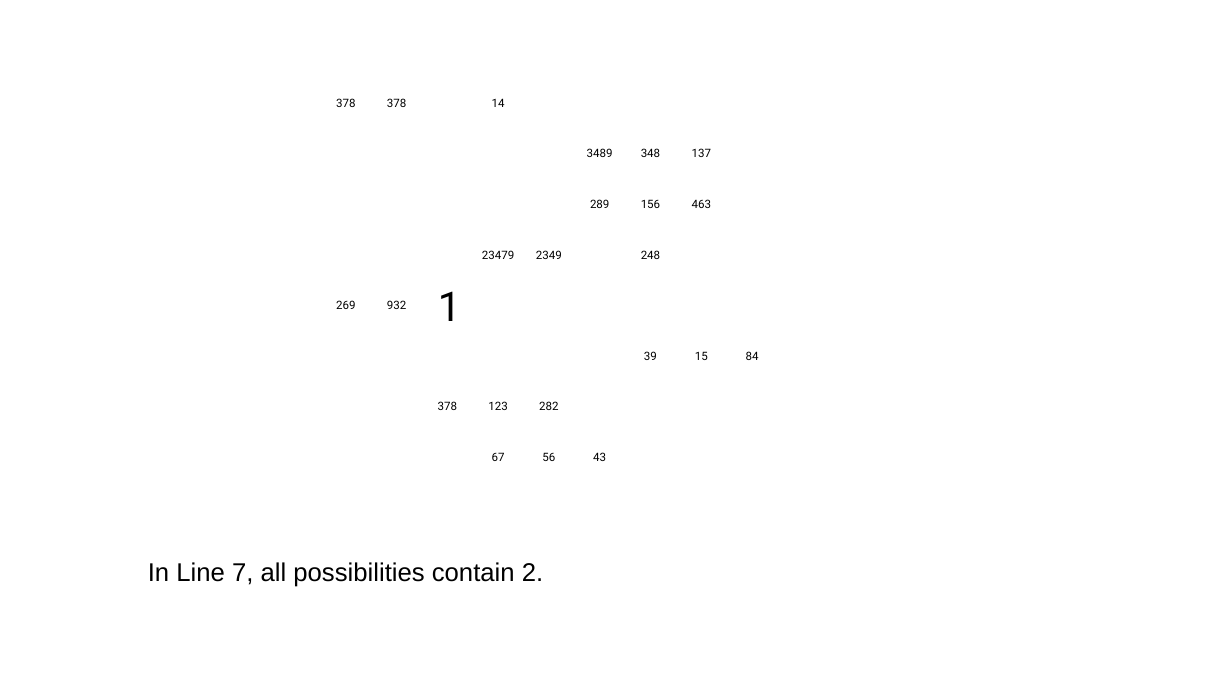
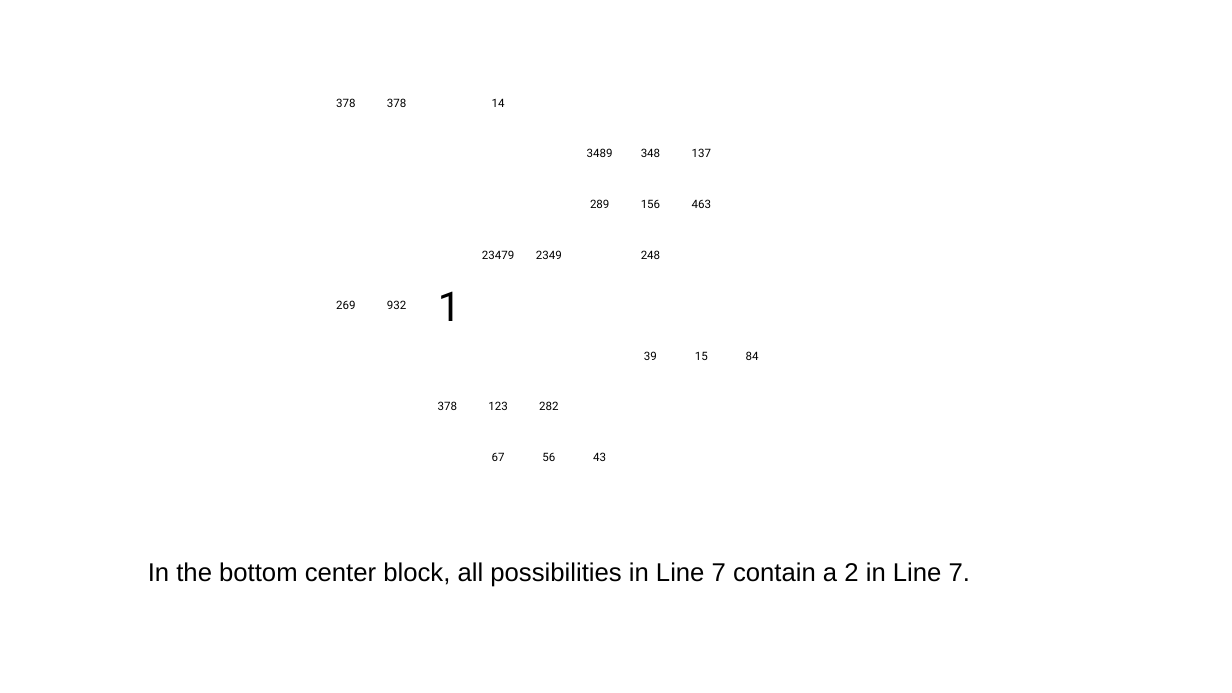
Before and after one commit to jhardis/WSJ_Number_Puzzles, a slide deck: slide 3 of 20260801_2.pptx. Drawn at 1232x693 pixels with LibreOffice and Linux fonts; fonts in the diff are those of the drawing; background and template pictures are left out. Boxes give left, top, right and bottom in pixels: in the first picture for what was removed or moved away, otherwise in the second. Text is boxed around its words. In the diff, an @@ line names an element or a change of style, - is before the commit and + after.

```diff
--- a/20260801_2.pptx
+++ b/20260801_2.pptx
@@ text at [148,562,970,587]: text changed @@
-In Line 7, all possibilities contain 2.
+In the bottom center block, all possibilities in Line 7 contain a 2 in Line 7.
```
Also in this commit, not shown: 8 other slides changed, 1 slide removed.
